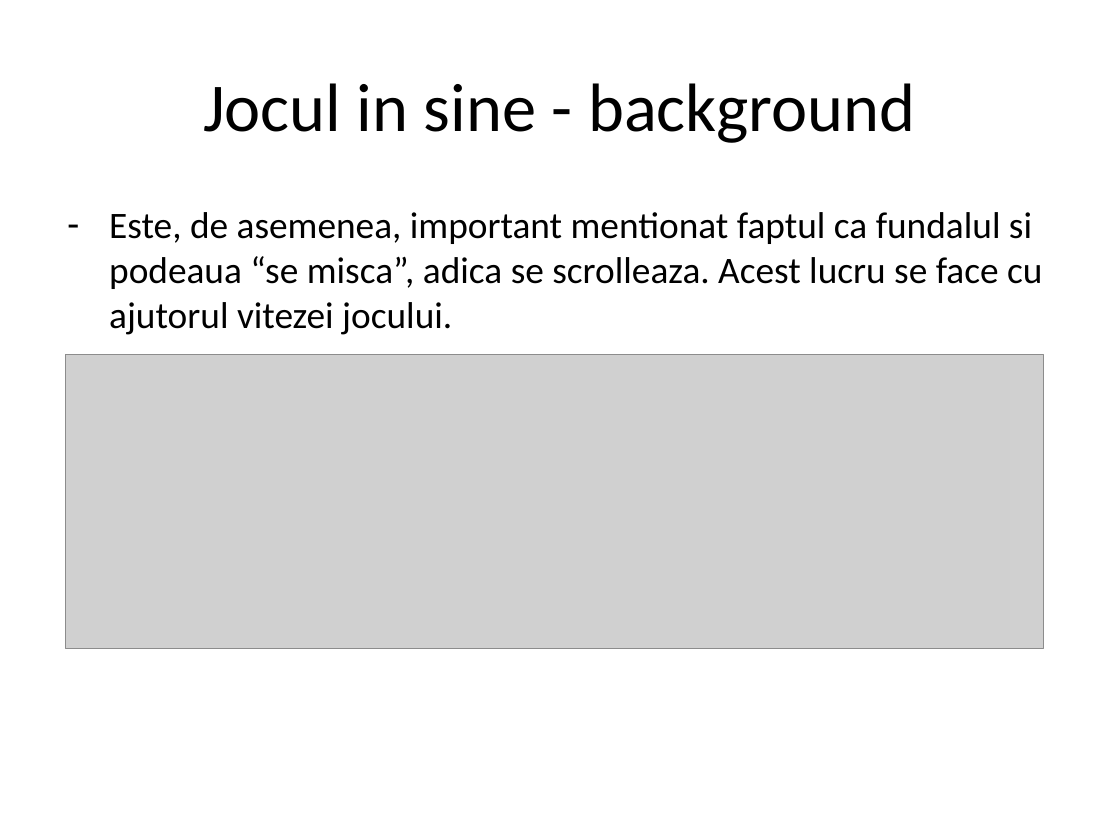
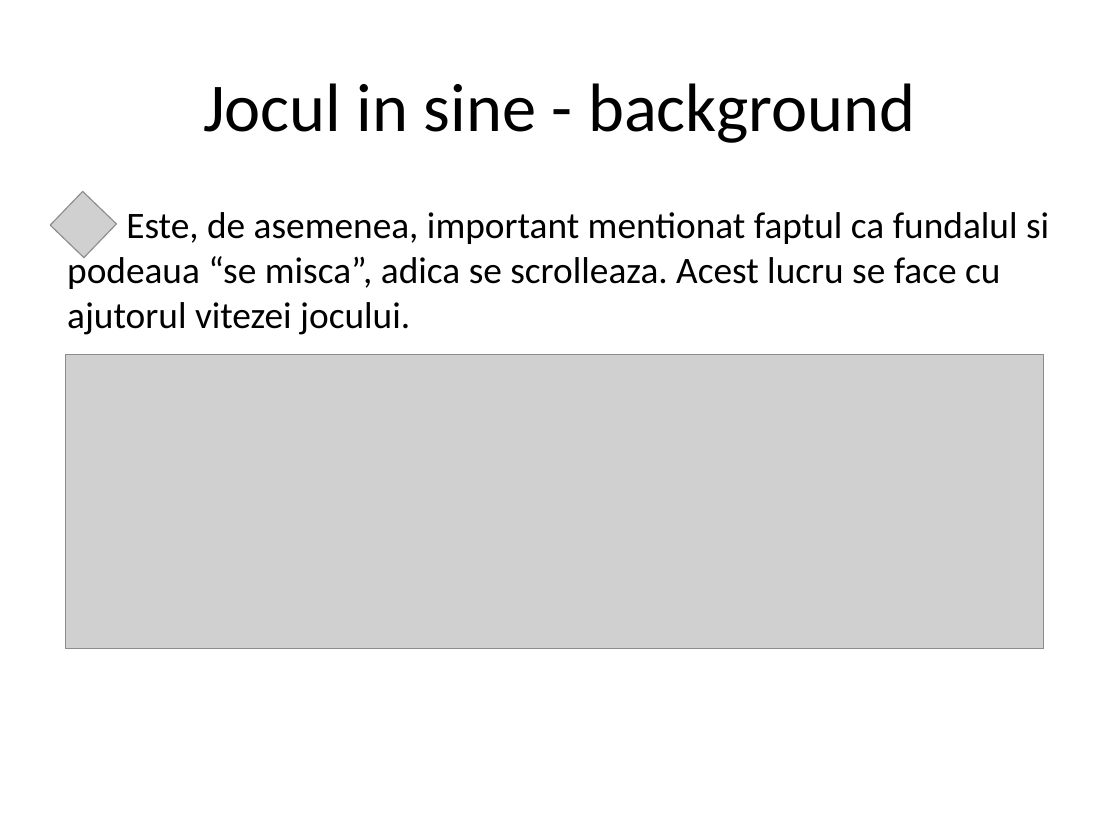
Before and after one commit to cristina07a/Endless-Runner-Game, a slide deck: slide 10 of Endless Runner.pptx. Drawn at 1120x840 pixels with LibreOffice and Linux fonts; fonts in the diff are those of the drawing; grey boxes stand for pictures; background and template pictures are left out. Boxes give left, top, right and bottom in pixels: in the first picture for what was removed or moved away, otherwise in the second. Text is boxed around its words. In the diff, an @@ line names an element or a change of style, - is before the commit and + after.

```diff
--- a/Endless Runner.pptx
+++ b/Endless Runner.pptx
@@ picture added at <box>50,192,116,258</box> @@
@@ text "Este, de asemenea, important mentionat ..." at <box>67,212,1049,335</box>: bullet - to none @@
```
Also in this commit, not shown: 5 other slides changed, 1 other file.
